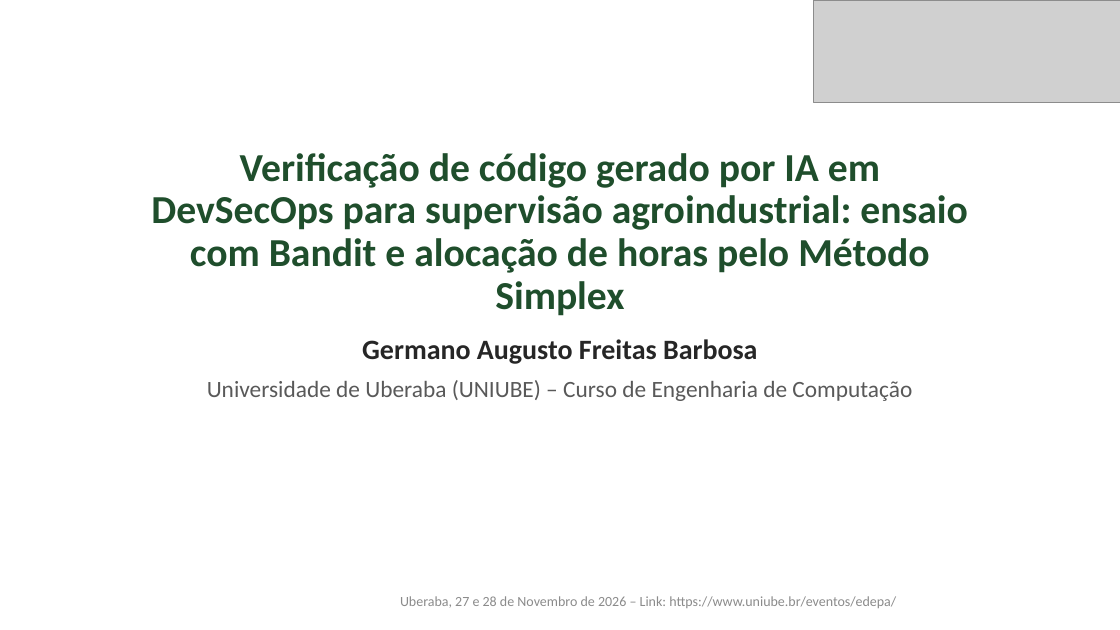
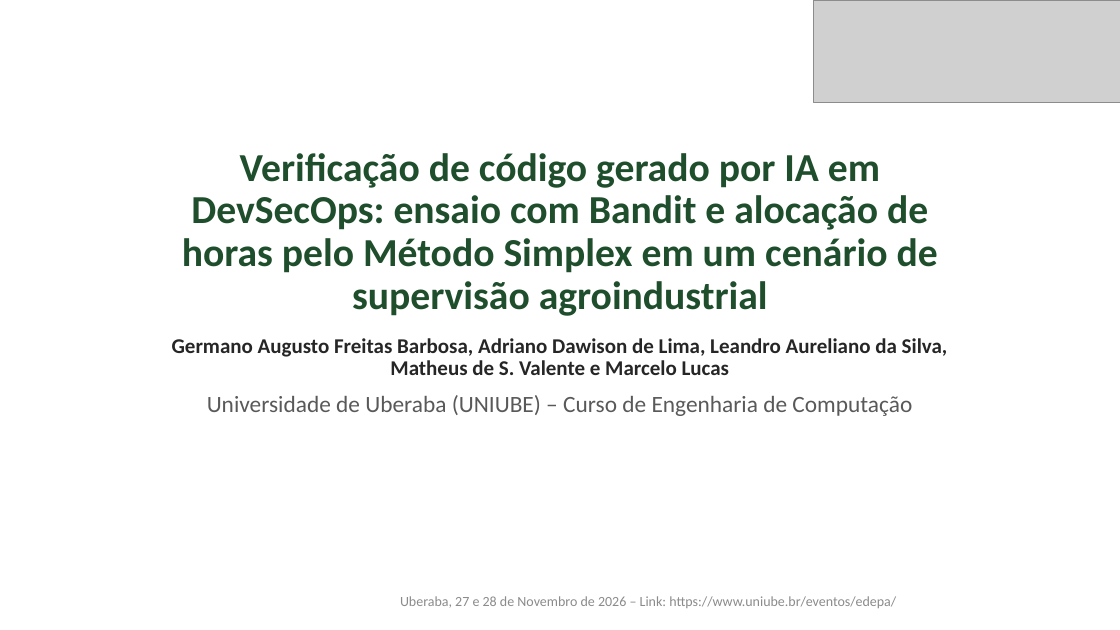
Before and after one commit to germanoafb/edepa-devsecops-simplex, a slide deck: slide 1 of apresentacao/Apresentacao EDEPA 2026 - Germano Augusto Freitas Barbosa.pptx. Drawn at 1120x630 pixels with LibreOffice and Linux fonts; fonts in the diff are those of the drawing; grey boxes stand for pictures. Boxes give left, top, right and bottom in pixels: in the first picture for what was removed or moved away, otherwise in the second. Text is boxed around its words. In the diff, an @@ line names an element or a change of style, - is before the commit and + after.

```diff
--- a/apresentacao/Apresentacao EDEPA 2026 - Germano Augusto Freitas Barbosa.pptx
+++ b/apresentacao/Apresentacao EDEPA 2026 - Germano Augusto Freitas Barbosa.pptx
@@ title at box(182, 153, 938, 316): text changed @@
-Verificação de código gerado por IA em DevSecOps para supervisão agroindustrial: ensaio com Bandit e alocação de horas pelo Método Simplex
+Verificação de código gerado por IA em DevSecOps: ensaio com Bandit e alocação de horas pelo Método Simplex em um cenário de supervisão agroindustrial
@@ subtitle at box(172, 338, 948, 375): text changed; size 24 to 18 pt @@
-Germano Augusto Freitas Barbosa
+Germano Augusto Freitas Barbosa, Adriano Dawison de Lima, Leandro Aureliano da Silva, Matheus de S. Valente e Marcelo Lucas
```
Also in this commit, not shown: 3 other slides changed, 2 other files.
